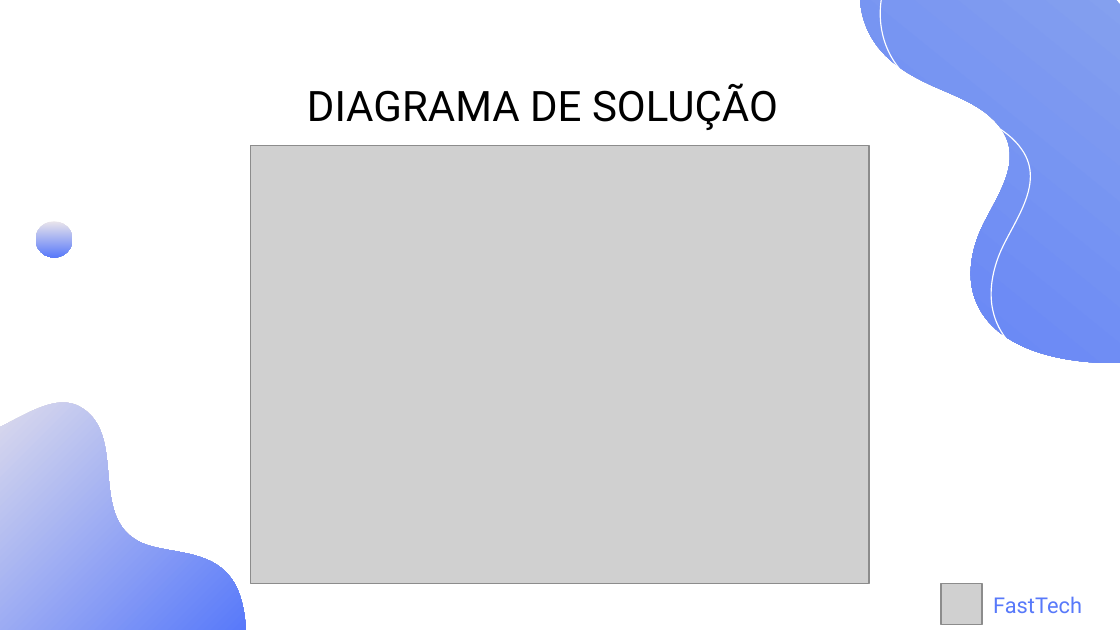
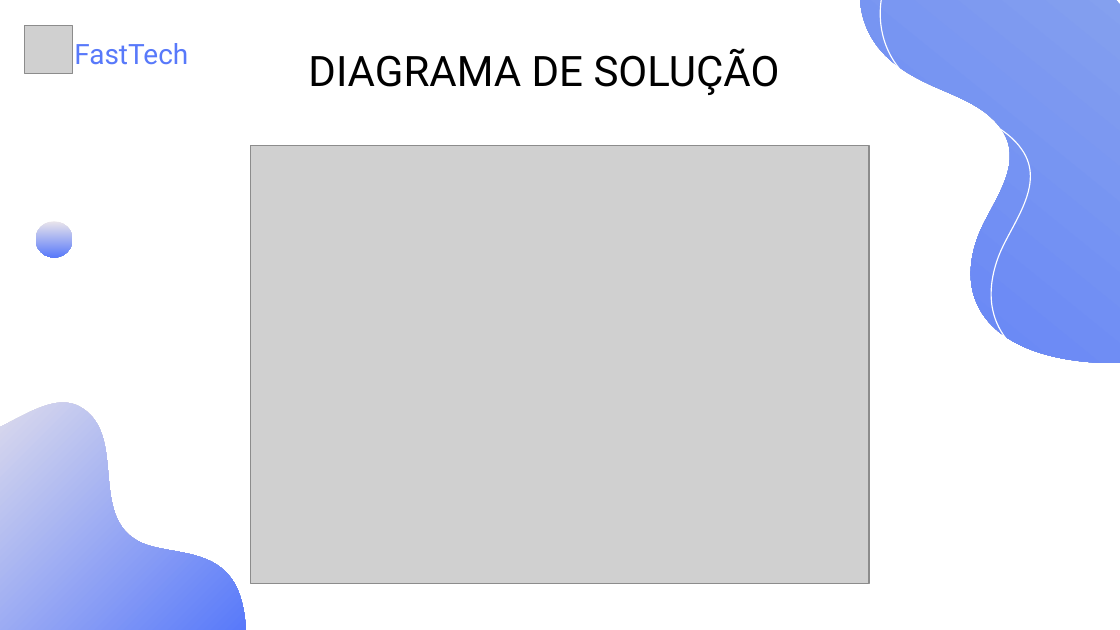
Before and after one commit to Grupo-1-adsa/Grupo-1-adsa, a slide deck: slide 6 of Documentação/PPT/Sprint 3 - Apresentação.pptx. Drawn at 1120x630 pixels with LibreOffice and Linux fonts; fonts in the diff are those of the drawing; grey boxes stand for pictures. Boxes give left, top, right and bottom in pixels: in the first picture for what was removed or moved away, otherwise in the second. Text is boxed around its words. In the diff, an @@ line names an element or a change of style, - is before the commit and + after.

```diff
--- a/Documentação/PPT/Sprint 3 - Apresentação.pptx
+++ b/Documentação/PPT/Sprint 3 - Apresentação.pptx
@@ picture: place and size @@
-picture at box(941, 584, 982, 625)
+picture at box(25, 26, 72, 73)
@@ text "FastTech": place and size @@
-text "FastTech" at box(993, 596, 1082, 613)
+text "FastTech" at box(74, 43, 188, 65)
@@ text "FastTech" at box(74, 43, 188, 65): size 14 to 18 pt @@
@@ title "DIAGRAMA DE SOLUÇÃO": place and size @@
-title "DIAGRAMA DE SOLUÇÃO" at box(307, 83, 778, 130)
+title "DIAGRAMA DE SOLUÇÃO" at box(308, 48, 780, 95)
```
Also in this commit, not shown: 8 other slides changed, 1 slide added, 1 slide removed.
